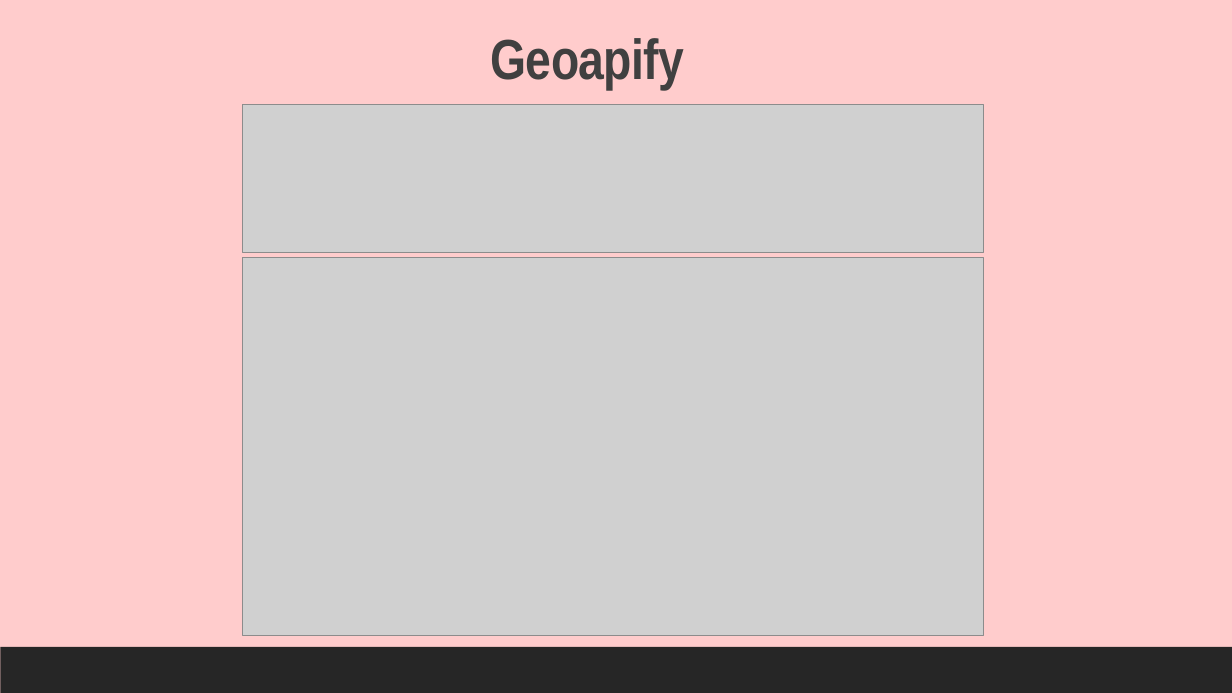
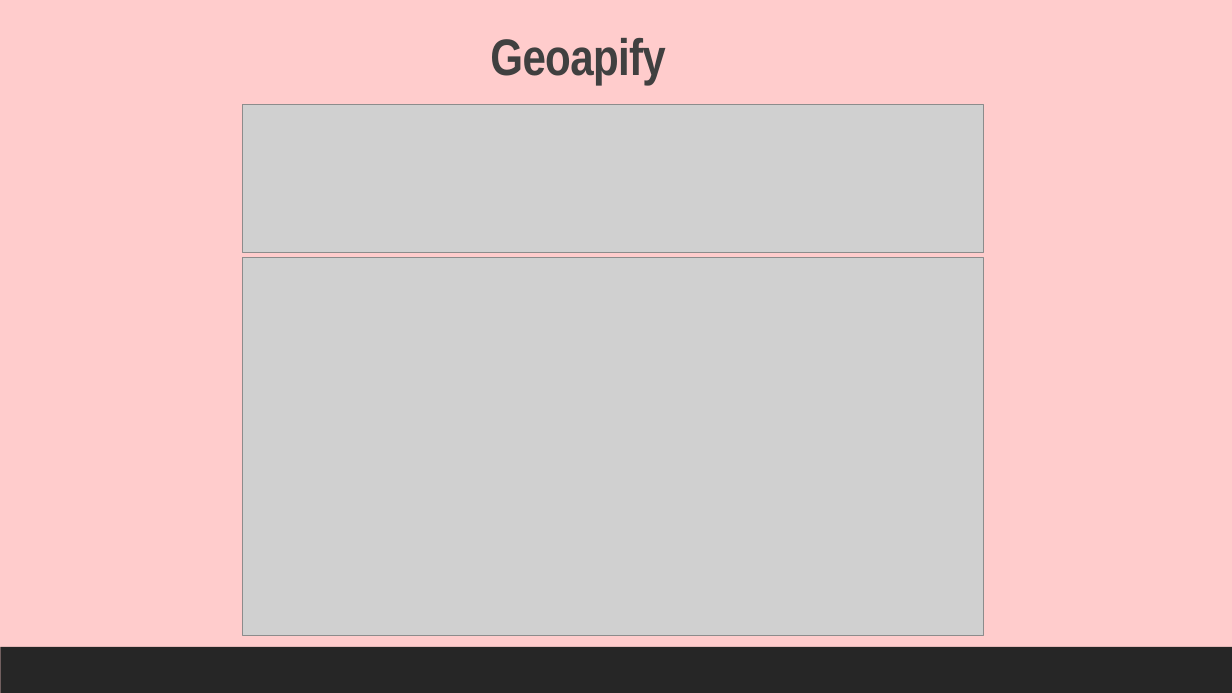
Before and after one commit to larissarmourap/Project1group3, a slide deck: slide 13 of Predictors of Pregnancy Risk Powerpoint.pptx. Drawn at 1232x693 pixels with LibreOffice and Linux fonts; fonts in the diff are those of the drawing; grey boxes stand for pictures. Boxes give left, top, right and bottom in pixels: in the first picture for what was removed or moved away, otherwise in the second. Text is boxed around its words. In the diff, an @@ line names an element or a change of style, - is before the commit and + after.

```diff
--- a/Predictors of Pregnancy Risk Powerpoint.pptx
+++ b/Predictors of Pregnancy Risk Powerpoint.pptx
@@ text "Geoapify" at [490, 38, 665, 85]: size 44 to 40 pt @@
```
Also in this commit, not shown: 6 other slides changed, 2 other files.
